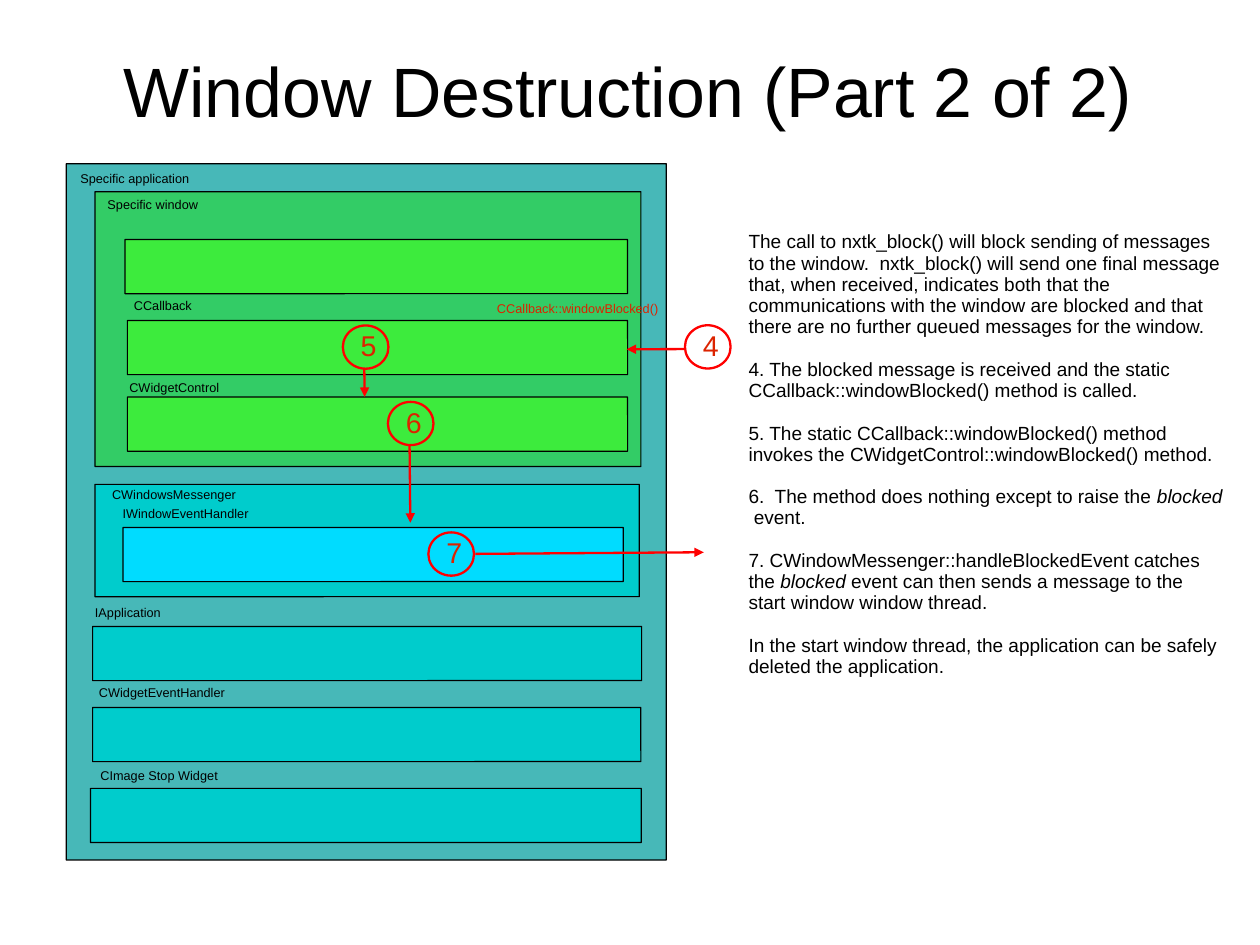
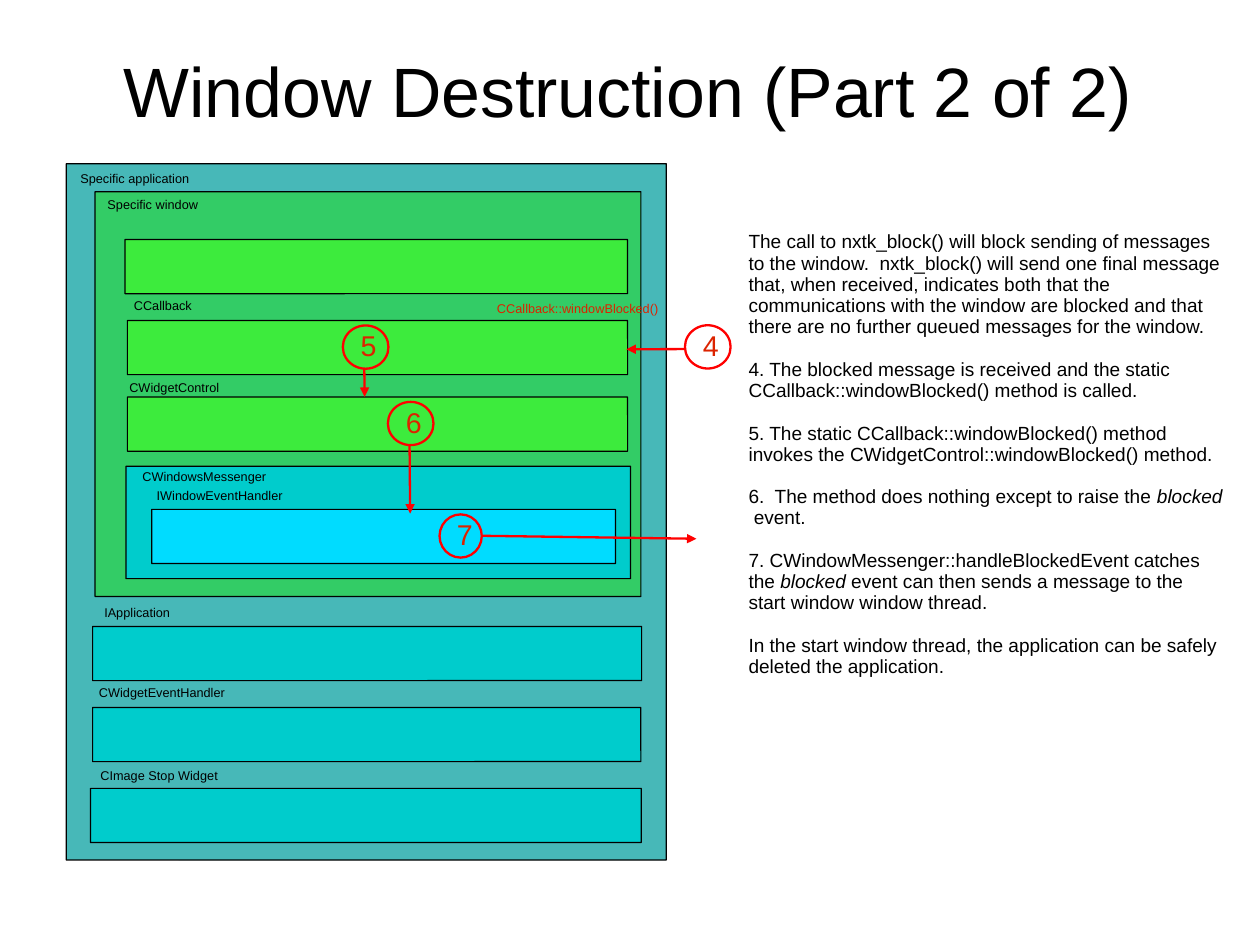
Before and after one commit to gvegidy/NuttX, a slide deck: slide 5 of NxWidgets/nxwm/doc/NxWM-ThreadingModel.ppt. Drawn at 1260x945 pixels with LibreOffice and Linux fonts; fonts in the diff are those of the drawing. Boxes give left, top, right and bottom in pixels: in the first picture for what was removed or moved away, otherwise in the second. Text is boxed around its words. In the diff, an @@ line names an element or a change of style, - is before the commit and + after.

```diff
--- a/NxWidgets/nxwm/doc/NxWM-ThreadingModel.ppt
+++ b/NxWidgets/nxwm/doc/NxWM-ThreadingModel.ppt
@@ rounded rectangle resized from (x1=95, y1=192, x2=641, y2=466) to (x1=95, y1=192, x2=641, y2=597) @@
@@ arrow moved from (409, 445) - (410, 523) to (409, 445) - (410, 513) @@
@@ rounded rectangle resized from (x1=95, y1=485, x2=639, y2=597) to (x1=126, y1=466, x2=630, y2=579) @@
@@ text "CWindowsMessenger" moved from (x1=112, y1=490, x2=236, y2=502) to (x1=142, y1=472, x2=266, y2=484) @@
@@ text "IWindowEventHandler" moved from (x1=123, y1=509, x2=249, y2=518) to (x1=157, y1=491, x2=283, y2=500) @@
@@ rounded rectangle resized from (x1=123, y1=527, x2=624, y2=581) to (x1=152, y1=510, x2=616, y2=564) @@
@@ ellipse "7" moved from (x1=429, y1=533, x2=475, y2=576) to (x1=440, y1=515, x2=483, y2=558) @@
@@ arrow moved from (476, 555) - (704, 552) to (484, 536) - (696, 539) @@
@@ text "IApplication" moved from (x1=95, y1=608, x2=161, y2=620) to (x1=104, y1=608, x2=170, y2=620) @@
```
Also in this commit, not shown: 2 other slides changed, 12 other files.
